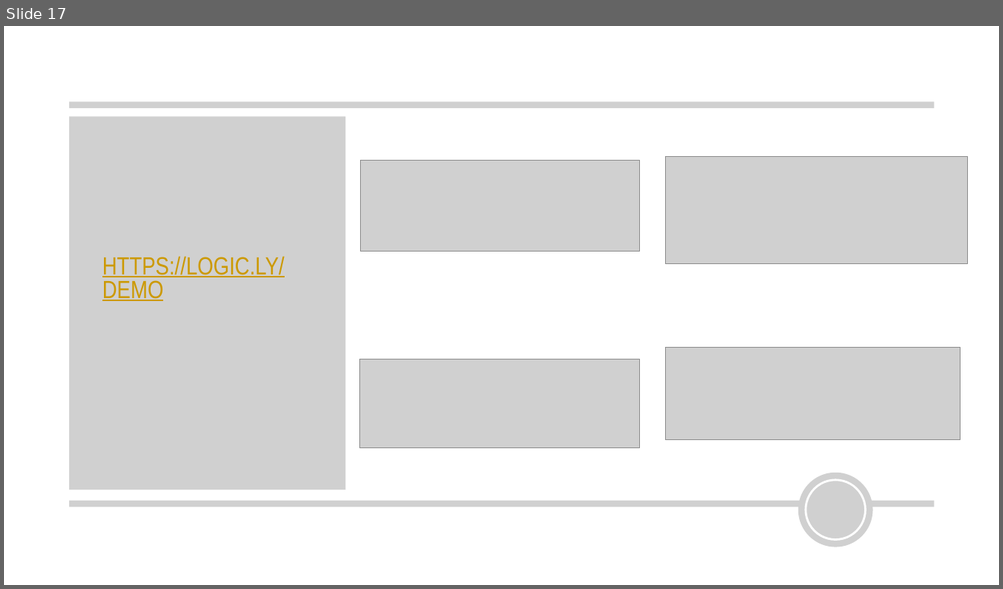
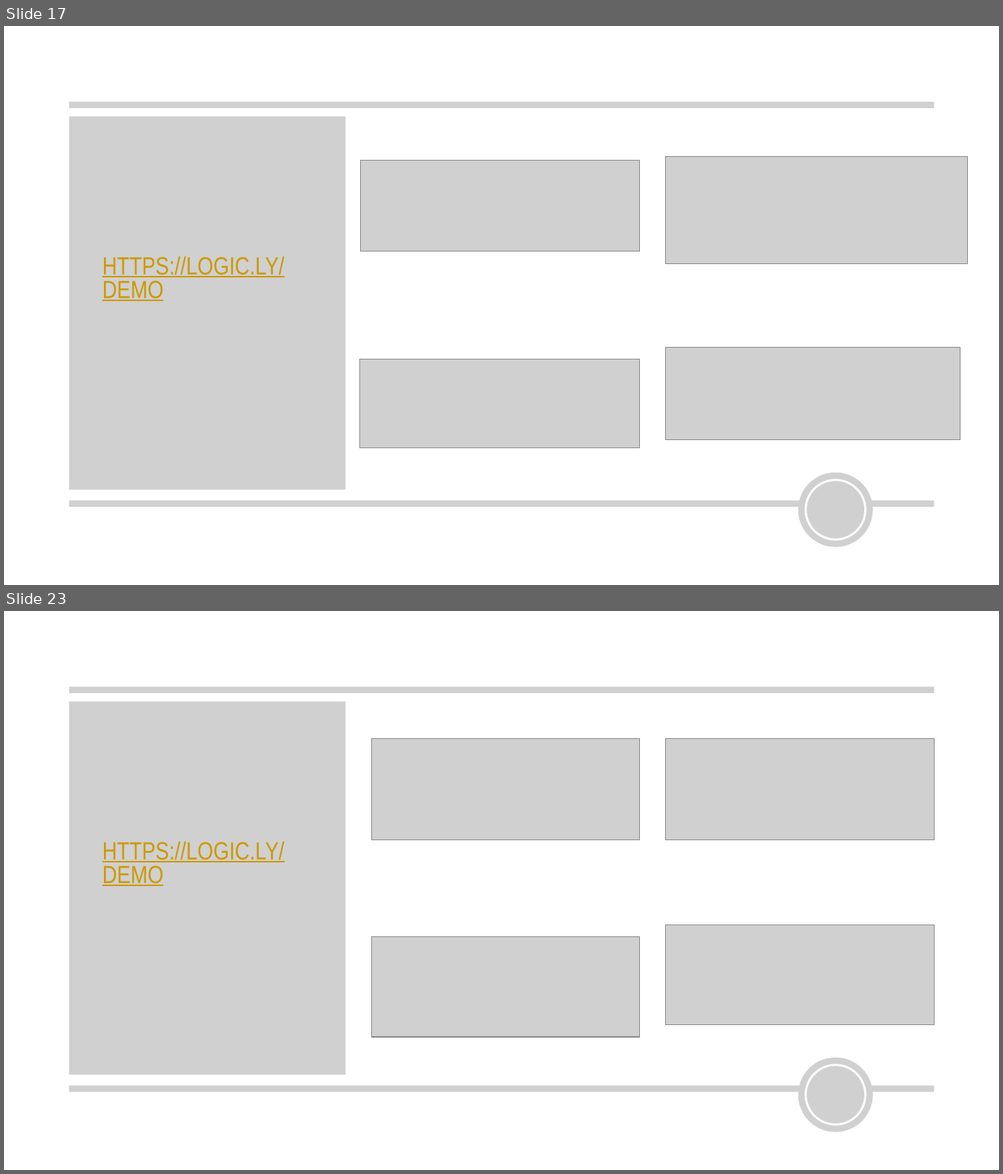
Before and after one commit to guiquadros/nand2tetris, a slide deck: projects_ppts/Nand2Tetris_Project_01.pptx. Shown one above the other, each under a label of ours: slide 17 before the commit, slides 17 and 23 after it; the slides between them are not shown. The pictures are 1003x589 and 1003x1174 pixels, drawn with LibreOffice and Linux fonts; fonts in the diff are those of the drawing; grey boxes stand for pictures; background and template pictures are left out. Boxes give left, top, right and bottom in pixels: in the first picture for what was removed or moved away, otherwise in the second. Text is boxed around its words. In the diff, an @@ line names an element or a change of style, - is before the commit and + after.

```diff
--- a/projects_ppts/Nand2Tetris_Project_01.pptx
+++ b/projects_ppts/Nand2Tetris_Project_01.pptx
@@ slide 23 added at [4,611,999,1170], background #FFFFFF @@
@@ rectangle added at [4,611,999,1170], fill #FFFFFF @@
@@ picture added at [69,687,933,694] @@
@@ picture added at [69,701,345,1075] @@
@@ picture added at [371,738,640,840] @@
@@ picture added at [666,738,934,841] @@
@@ title added at [102,841,284,886], 24 pt, text #CC9900, underline @@
+HTTPS://LOGIC.LY/DEMO
@@ picture added at [371,937,640,1038] @@
@@ picture added at [666,925,934,1025] @@
@@ picture added at [798,1058,873,1133] @@
@@ ellipse added at [805,1065,865,1125], outline #FFFFFF 2 pt @@
@@ picture added at [69,1086,933,1093] @@
```
Also in this commit, not shown: 6 other slides added, 3 other files.
